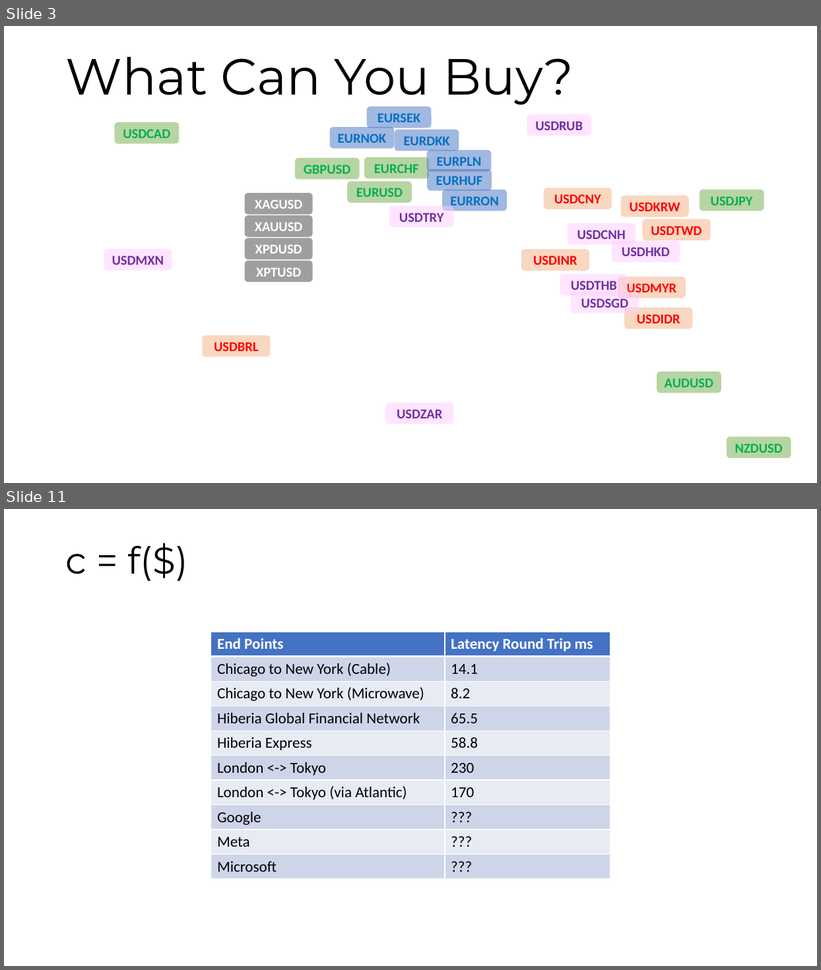
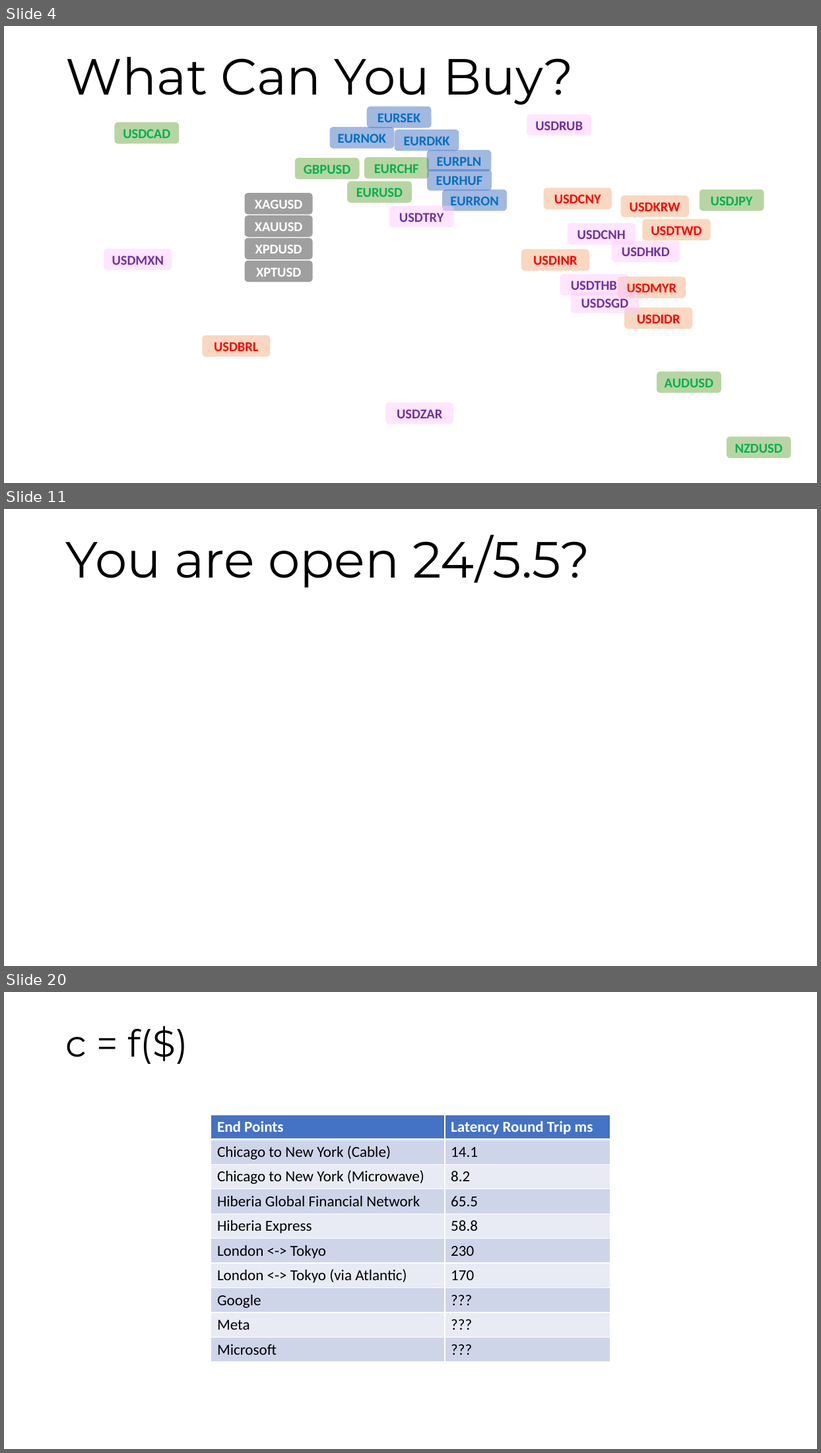
Before and after one commit to maatt4code/PicsAndStuff, a slide deck: Presentation/FXMM.pptx. Shown one above the other, each under a label of ours: slides 3 and 11 before the commit, slides 4, 11 and 20 after it; the slides between them are not shown. The pictures are 821x970 and 821x1453 pixels, drawn with LibreOffice and Linux fonts; fonts in the diff are those of the drawing; background and template pictures are left out. Boxes give left, top, right and bottom in pixels: in the first picture for what was removed or moved away, otherwise in the second. Text is boxed around its words. In the diff, an @@ line names an element or a change of style, - is before the commit and + after.

```diff
--- a/Presentation/FXMM.pptx
+++ b/Presentation/FXMM.pptx
@@ slide 11 added at [4, 509, 817, 966], background picture (left out) @@
@@ text added at [66, 535, 590, 588], 60 pt, text #000000 @@
+You are open 24/5.5?
@@ what was slide 3 is now slide 4 @@
@@ what was slide 11 is now slide 20 @@
```
Also in this commit, not shown: 5 slides changed, 13 other slides added, 3 slides removed, 12 other files.
